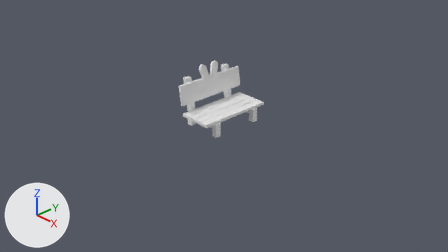
Before and after pictures for a commit that changed the Blender file Data/Shaina/Blender/Benches.blend.
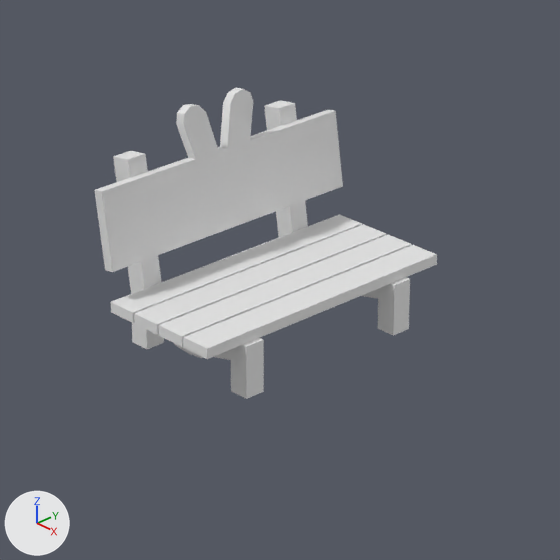
Old and new are each drawn from the file's camera 'Camera' and again close up on the part from 35% to 66% of the width and 15% to 71% of the height. Arrows for +X, +Y and +Z are at lower left; the lights stay in place.
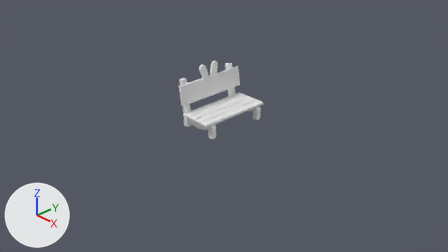
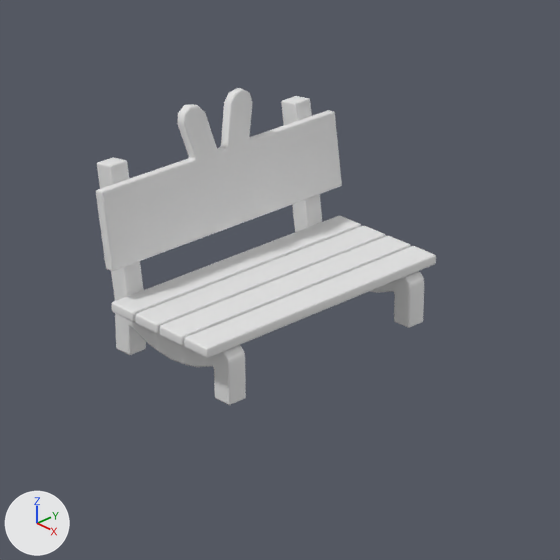
Pixel boxes (x1, y1, x2, y2) of what changed, in the close-ups (560 x 560 px):
'Cube.002', reshaped, modifiers changed: before (94, 88, 343, 272); after (96, 88, 342, 271)
'Cube.001', reshaped, modifiers changed: before (110, 214, 437, 359); after (112, 216, 436, 358)
'Cube.008', added: after (97, 157, 246, 405)
'Cube.004', deleted: before (113, 151, 264, 399)
'Cube.003', deleted: before (264, 100, 410, 336)
'Cube.007', added: after (281, 96, 424, 328)
part 1 of me_cube_001, built on: before (110, 214, 437, 359); after (112, 216, 436, 358)

The change, as a diff of the scene's bpy script:
```diff
--- a/Data/Shaina/Blender/Benches.blend.py
+++ b/Data/Shaina/Blender/Benches.blend.py
@@ me_cube_001 @@
 # used by ob_cube_001; location = (0.2, 0.0, 0.287)
-me_cube_001.from_pydata(...)  # 8 vertices, 6 faces; spans x -0.025..0.125, y -0.7..0.7, z -0.037..0.013
+me_cube_001.from_pydata(...)  # 56 vertices, 54 faces; spans x -0.025..0.125, y -0.7..0.7, z -0.037..0.013
+# me_cube_001 part 1: the whole mesh is rebuilt
+# me_cube_001 part 2: the surface is now shaded smooth
@@ me_cube_002 @@
 # used by ob_cube_002; location = (-0.33, 0.0, 0.583); rotation_euler = (0.0, -0.151, 0.0), in degrees (0, -8.7, 0); scale = (1.0, 1.0, 1.07)
-me_cube_002.from_pydata(...)  # 32 vertices, 33 faces; spans x -0.025..0.025, y 0.0..0.7, z -0.13..0.434
+me_cube_002.from_pydata(...)  # 120 vertices, 117 faces; spans x -0.025..0.025, y 0.0..0.7, z -0.13..0.434
+# me_cube_002 part 3
+# 28 vertices are removed from x -0.025..0.025, y 0.0..0.7, z -0.13..0.434
+# 33 faces are deleted
+# 96 vertices are added at x -0.025..0.025, y 0.0..0.7, z -0.13..0.434
+# 20 new vertices lie (0.03, 0.0, 0.0) away from vertices in x -0.015, y 0.0..0.7, z -0.13..0.434
+# 117 new faces join them
@@ me_cube_009 @@
+me_cube_009.from_pydata(...)  # 258 vertices, 259 faces; spans x -0.048..0.8, y -0.05..0.05, z -0.375..0.506
+me_cube_009.polygons.foreach_set('use_smooth', [True] * 259)
@@ ob_cube_003 @@
-ob_cube_003 = bpy.data.objects.new('Cube.003', me_cube_003)
-ob_cube_003.location = (-0.45, 0.45, 0.375)
@@ ob_cube_004 @@
-ob_cube_004 = bpy.data.objects.new('Cube.004', me_cube_004)
-ob_cube_004.location = (-0.45, -0.45, 0.375)
@@ ob_cube_001 @@
 _m = ob_cube_001.modifiers.new('Array', 'ARRAY')
 _m.use_relative_offset = False
+_m = ob_cube_001.modifiers.new('WeightedNormal', 'WEIGHTED_NORMAL')
@@ ob_cube_002 @@
 _m = ob_cube_002.modifiers.new('Mirror', 'MIRROR')
 _m.use_clip = True
+_m = ob_cube_002.modifiers.new('WeightedNormal', 'WEIGHTED_NORMAL')
@@ ob_cube_008 @@
+ob_cube_008 = bpy.data.objects.new('Cube.008', me_cube_009)
+ob_cube_008.location = (-0.45, -0.55, 0.375)
+_m = ob_cube_008.modifiers.new('WeightedNormal', 'WEIGHTED_NORMAL')
@@ ob_cube_007 @@
+ob_cube_007 = bpy.data.objects.new('Cube.007', me_cube_009.copy())
+ob_cube_007.location = (-0.45, 0.55, 0.375)
+_m = ob_cube_007.modifiers.new('WeightedNormal', 'WEIGHTED_NORMAL')
```
